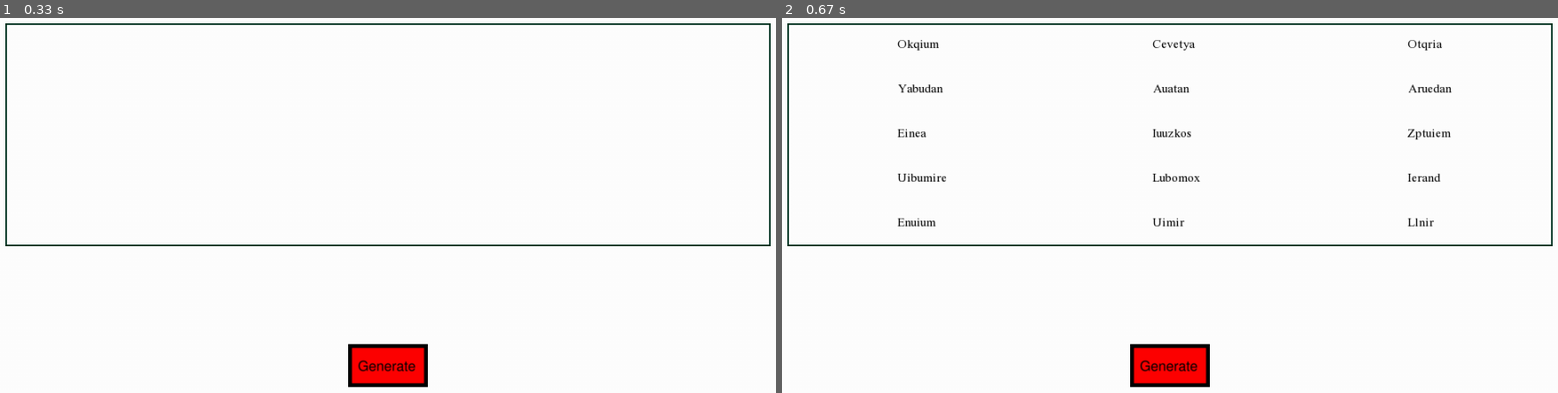
Above: before the commit, frames 1-2 (left to right).
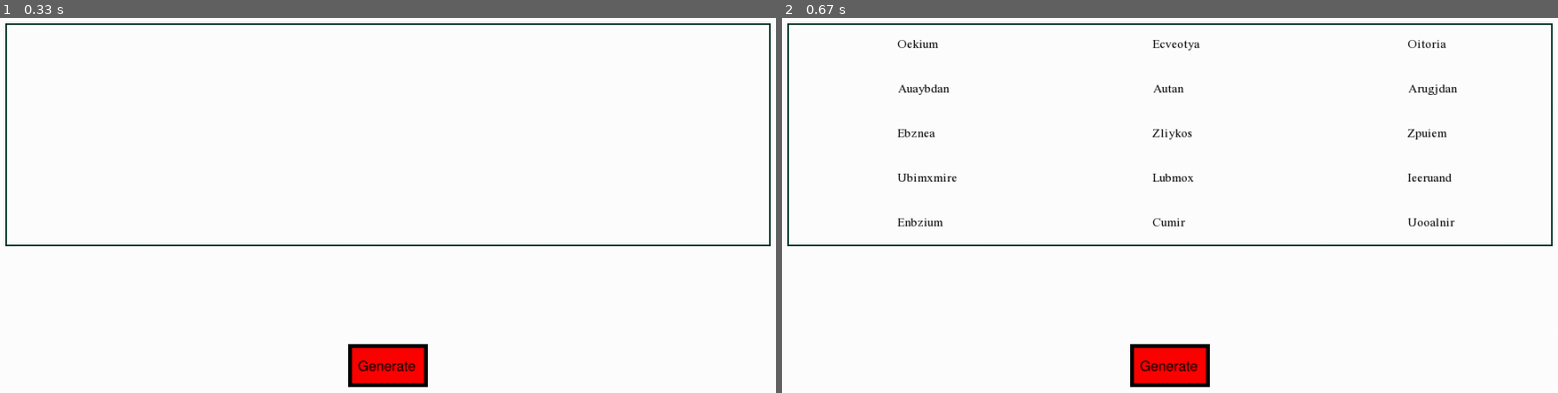
Above: after the commit, the same moments.

Repository: OsmiumCoder/Capital-and-City-Name-Generator
Game: pygame game, started from Fantasy Name Generator.pyw
The game is run twice, just before and just after one commit, with the same random seed, the same clock (stepped at 60 frames per second) and the same inputs.
Inputs (mouse positions are in pixels of both pictures, inside the frame that each line leads up to):
- Up to frame 1 (0.33 s): no input
- Up to frame 2 (0.67 s): click (1170, 366) at 0.38 s

Frame 1 is identical in both runs. In frame 2, 0.9% of the frame differs, in the area x 14-87%, y 5-56%.

Commit message:
created prefix code generator
added 5 letter long prefix codes

Diff:
--- a/functionals/generator/generate_name.py
+++ b/functionals/generator/generate_name.py
@@ -1,4 +1,6 @@
-from random import randint, choice
+from random import choice
+
+from functionals.generator.prefix_code_gen import prefix_code_gen
 
 
 def generate_name() -> str:
@@ -20,56 +22,15 @@
     with open("Assets/suffix.txt", 'r') as file:
         suffix: list[str] = [line.strip() for line in file]
 
-    # name prefix combination codes
+    # generate list of name prefix combination codes
+    # function returns a list of name codes
+    # from length 2 to 5 consisting of C and V
     # C stands for a consonant
     # V stands for a vowel
-    # spaces in the value are only to improve readability
-    name_dict = {
-        # 4 LETTER COMBO
-        # CC start
-        1: "CC CC",
-        2: "CC CV",
-        3: "CC VC",
-        4: "CC VV",
-        # CV start
-        5: "CV CC",
-        6: "CV CV",
-        7: "CV VC",
-        8: "CV VV",
-        # VC start
-        9: "VC CC",
-        10: "VC CV",
-        11: "VC VC",
-        12: "VC VV",
-        # VV start
-        13: "VV CC",
-        14: "VV CV",
-        15: "VV VC",
-        16: "VV VV",
+    name_codes = prefix_code_gen()
 
-        # 3 LETTER COMBO
-        # C start
-        17: "C CC",
-        18: "C CV",
-        19: "C VC",
-        20: "C VV",
-        # V start
-        21: "V CC",
-        22: "V CV",
-        23: "V VC",
-        24: "V VV",
-
-        # 2 LETTER COMBO
-        25: "CC",
-        26: "CV",
-        27: "VC",
-        28: "VV",
-    }
-
-    # generate a random prefix key
-    name_type = randint(1, len(name_dict))
-    # get the value of the random key
-    name_code = name_dict[name_type]
+    # generate a random name code
+    name_code = choice(name_codes)
 
     prefix: str = ""
 
--- /dev/null
+++ b/functionals/generator/prefix_code_gen.py
@@ -0,0 +1,27 @@
+from itertools import product
+
+
+def prefix_code_gen():
+    """
+    Generate a list of prefix codes.
+
+    Returns
+    -------
+    prefix_codes : list[str]
+        A list of string prefix codes.
+
+    """
+    prefix_codes = []
+
+    # first loop determines length of prefix code
+    # going from length 2 to length 5
+    for i in range(2, 6):
+        # loop through all the prefix codes of the current length
+        # joining each tuple
+        for j in product(["C", "V"], repeat=i):
+            # join the values of the tuple
+            name_code = "".join(j)
+            # append each prefix code to the return list
+            prefix_codes.append(name_code)
+
+    return prefix_codes
